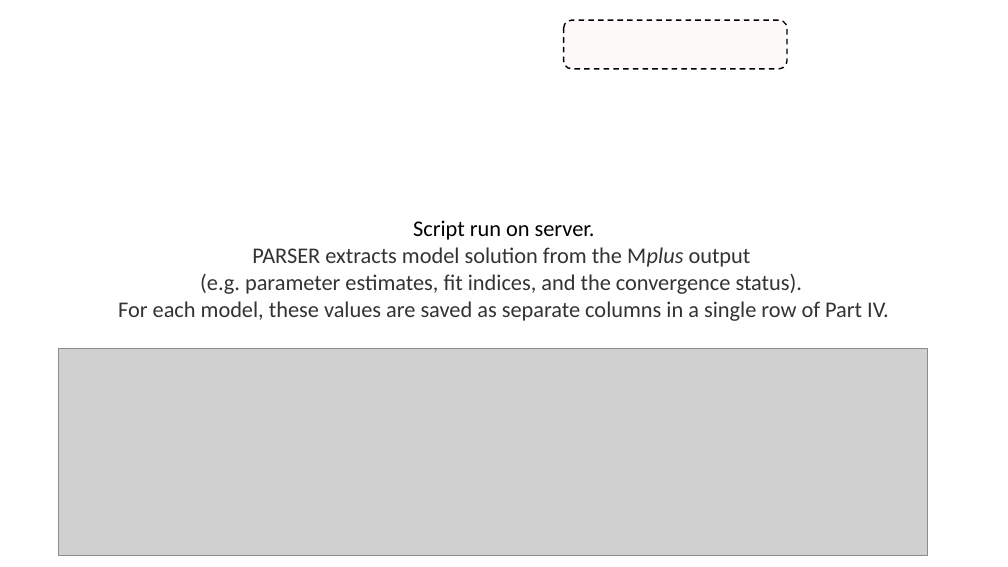
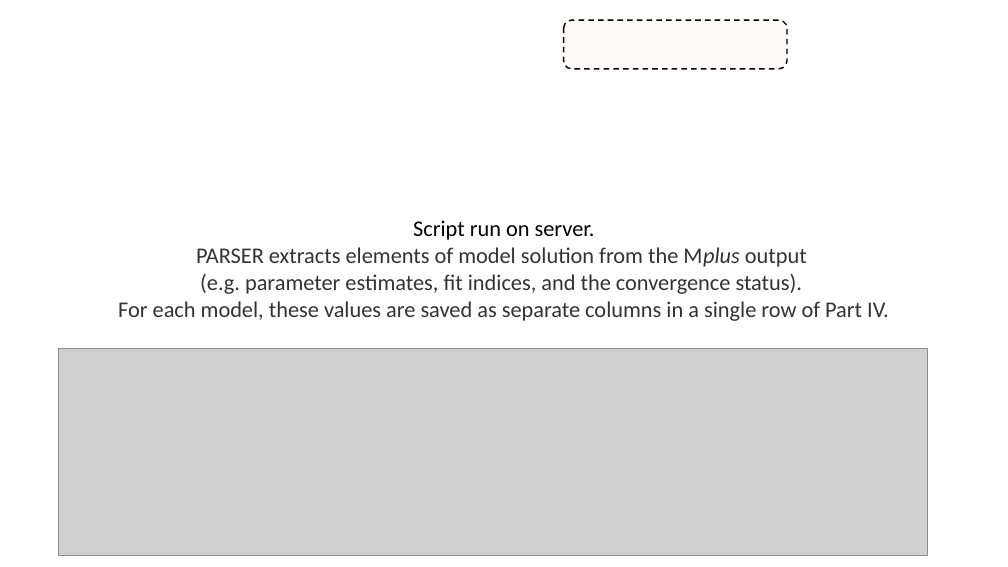
Before and after one commit to IALSA/IALSA-2015-Portland, a slide deck: slide 25 of pubs/2016-talks/2016-06-09-cpa/ppt/koval-etal-2016-06-10-cpa.pptx (slide 24 before the commit). Drawn at 1008x567 pixels with LibreOffice and Linux fonts; fonts in the diff are those of the drawing; grey boxes stand for pictures; background and template pictures are left out. Boxes give left, top, right and bottom in pixels: in the first picture for what was removed or moved away, otherwise in the second. Text is boxed around its words. In the diff, an @@ line names an element or a change of style, - is before the commit and + after.

```diff
--- a/pubs/2016-talks/2016-06-09-cpa/ppt/koval-etal-2016-06-10-cpa.pptx
+++ b/pubs/2016-talks/2016-06-09-cpa/ppt/koval-etal-2016-06-10-cpa.pptx
@@ text at bbox=[196, 247, 807, 267]: text changed @@
-PARSER extracts model solution from the Mplus output
+PARSER extracts elements of model solution from the Mplus output
```
Also in this commit, not shown: 21 other slides changed, 2 slides added, 1 slide removed, 1 other file.
